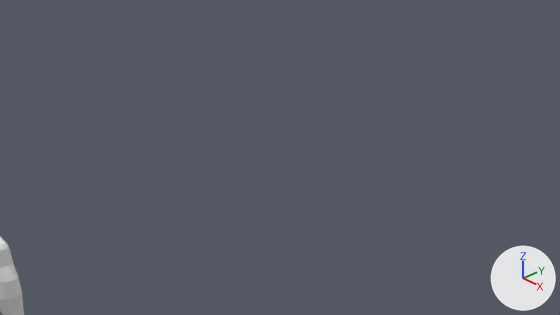
One commit to the Blender file projects/futuristicGUN/futuristicGUN.blend: the scene before it, then after it.
Before and after are seen from the file's camera 'Camera'. Every picture has the same lights, and +X, +Y and +Z are marked at lower right.
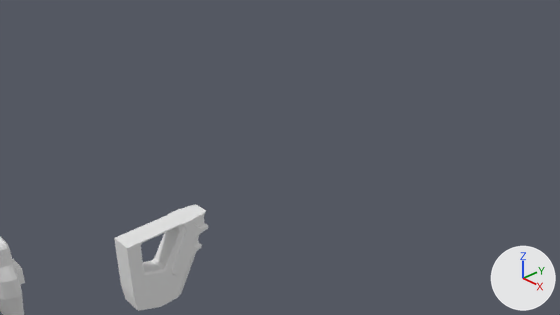
The newer file is also turned or shifted as a whole; pictures and numbers use the older file's frame.

Where the change shows, as pixel boxes (x1, y1, x2, y2) in the pictures (560 x 315 px):
'Cube.002', added
    after: (114, 204, 208, 311)
'Cube.001', added
    after: (12, 259, 25, 285)

Diff of the bpy script that builds the scene:
```diff
--- a/projects/futuristicGUN/futuristicGUN.blend.py
+++ b/projects/futuristicGUN/futuristicGUN.blend.py
@@ me_cube_001 @@
+me_cube_001.from_pydata([(-0.305, -0.305, -0.307), (-0.263, -0.305, -0.349), (-0.263, -0.305, 0.305), (-0.305, -0.305, 0.263), (-0.263, 0.305, -0.349), (-0.305, 0.305, -0.307), (-0.305, 0.305, 0.263), (-0.263, 0.305, 0.305), (0.263, -0.305, -0.349), (0.305, -0.305, -0.307), (0.305, -0.305, 0.263), (0.263, -0.305, 0.305), (0.305, 0.305, -0.307), (0.263, 0.305, -0.349), (0.263, 0.305, 0.305), (0.305, 0.305, 0.263)], [], [(8, 9, 10, 11, 2, 3, 0, 1), (12, 15, 10, 9), (14, 7, 2, 11), (0, 3, 6, 5), (4, 5, 6, 7, 14, 15, 12, 13), (4, 1, 0, 5), (2, 7, 6, 3), (8, 13, 12, 9), (14, 11, 10, 15), (4, 13, 8, 1)])
@@ me_cube_002 @@
+me_cube_002.from_pydata(...)  # 415 vertices, 412 faces; spans x -0.34..0.34, y -0.76..0.82, z -0.89..0.52
@@ ob_cube_001 @@
+ob_cube_001 = bpy.data.objects.new('Cube.001', me_cube_001)
+ob_cube_001.location = (-0.01, -4.48, 0.18)
+ob_cube_001.scale = (0.514, 0.221, 0.411)
@@ ob_cube_002 @@
+ob_cube_002 = bpy.data.objects.new('Cube.002', me_cube_002)
+ob_cube_002.location = (-0.01, -2.11, -0.62)
+ob_cube_002.scale = (0.638, 1.0, 1.0)
```
